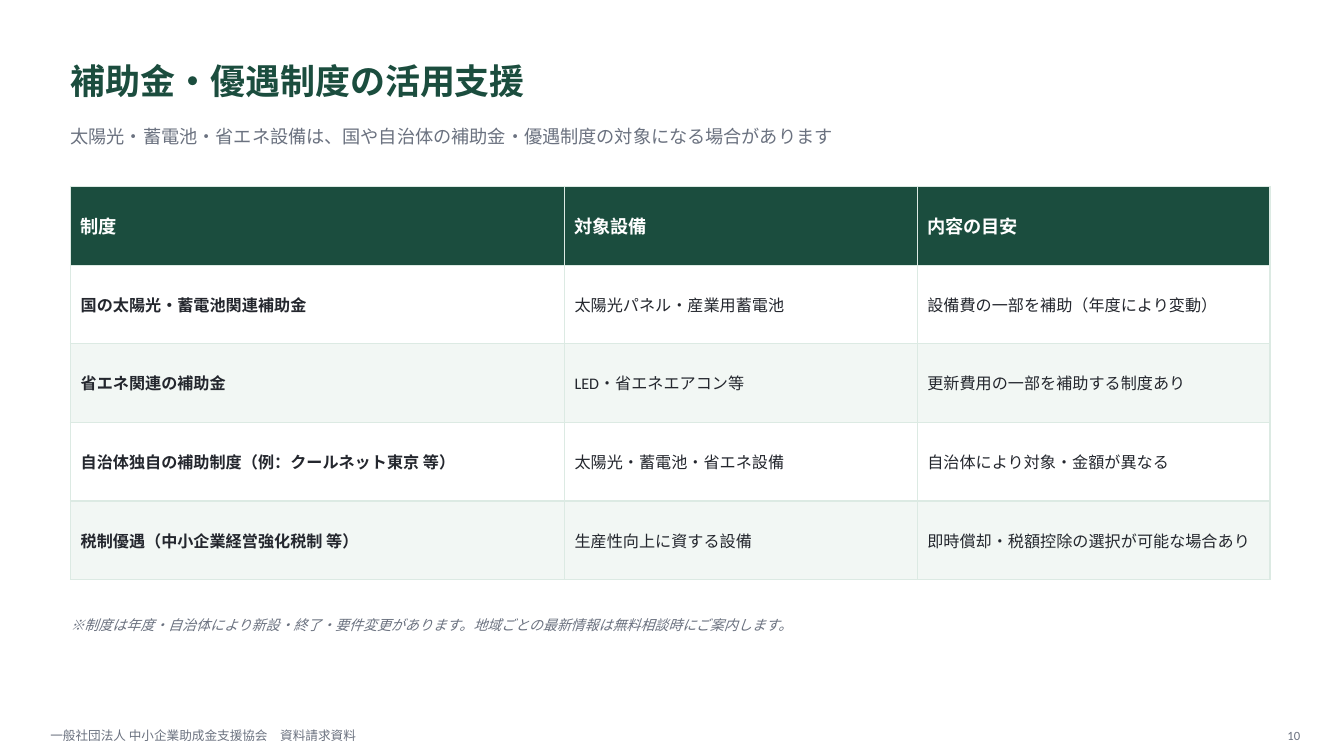
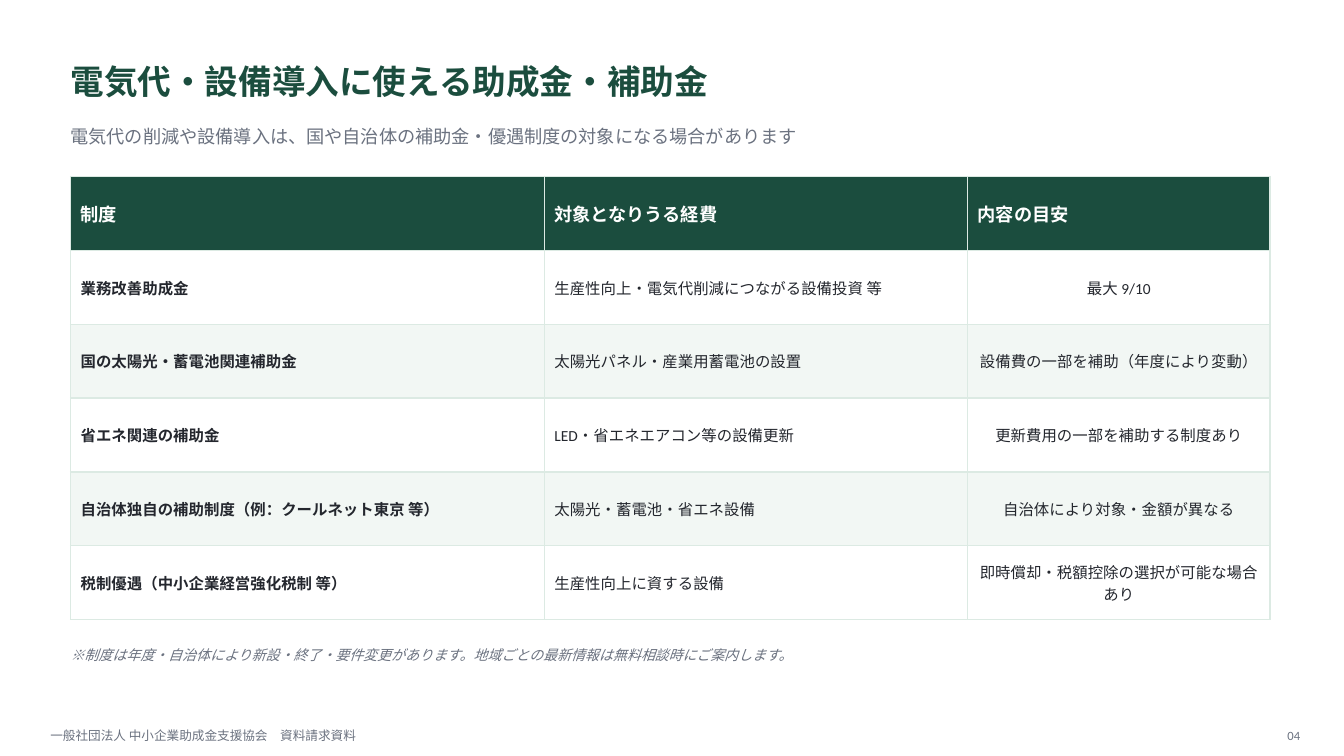
Before and after one commit to shuichik331/DM-, a slide deck: slide 4 of docs/資料/中小企業助成金支援協会_資料請求資料.pptx (slide 10 before the commit). Drawn at 1344x756 pixels with LibreOffice and Linux fonts; fonts in the diff are those of the drawing. Boxes give left, top, right and bottom in pixels: in the first picture for what was removed or moved away, otherwise in the second. Text is boxed around its words. In the diff, an @@ line names an element or a change of style, - is before the commit and + after.

```diff
--- a/docs/資料/中小企業助成金支援協会_資料請求資料.pptx
+++ b/docs/資料/中小企業助成金支援協会_資料請求資料.pptx
@@ text at bbox=[71, 65, 708, 98]: text changed; size 25 to 24 pt @@
-補助金・優遇制度の活用支援
+電気代・設備導入に使える助成金・補助金
@@ text at bbox=[71, 127, 797, 145]: text changed @@
-太陽光・蓄電池・省エネ設備は、国や自治体の補助金・優遇制度の対象になる場合があります
+電気代の削減や設備導入は、国や自治体の補助金・優遇制度の対象になる場合があります
@@ table at bbox=[71, 176, 1270, 620] @@
-row 1: 制度 | 対象設備 | 内容の目安
-row 2: 国の太陽光・蓄電池関連補助金 | 太陽光パネル・産業用蓄電池 | 設備費の一部を補助（年度により変動）
-row 3: 省エネ関連の補助金 | LED・省エネエアコン等 | 更新費用の一部を補助する制度あり
+row 1: 制度 | 対象となりうる経費 | 内容の目安
+row 2: 業務改善助成金 | 生産性向上・電気代削減につながる設備投資 等 | 最大 9/10
+row 3: 国の太陽光・蓄電池関連補助金 | 太陽光パネル・産業用蓄電池の設置 | 設備費の一部を補助（年度により変動）
+row 4: 省エネ関連の補助金 | LED・省エネエアコン等の設備更新 | 更新費用の一部を補助する制度あり
@@ table: place and size @@
-table at bbox=[71, 187, 1270, 580]
+table at bbox=[71, 176, 1270, 620]
@@ text "※制度は年度・自治体により新設・終了・要件変更があります。地域ごとの最新情報は無料相談時にご案内します。": place and size @@
-text "※制度は年度・自治体により新設・終了・要件変更があります。地域ごとの最新情報は無料相談時にご案内します。" at bbox=[71, 618, 793, 631]
+text "※制度は年度・自治体により新設・終了・要件変更があります。地域ごとの最新情報は無料相談時にご案内します。" at bbox=[71, 648, 793, 661]
@@ text at bbox=[1287, 732, 1300, 740]: text changed @@
-10
+04
```
Also in this commit, not shown: 9 other slides changed, 2 slides removed.
